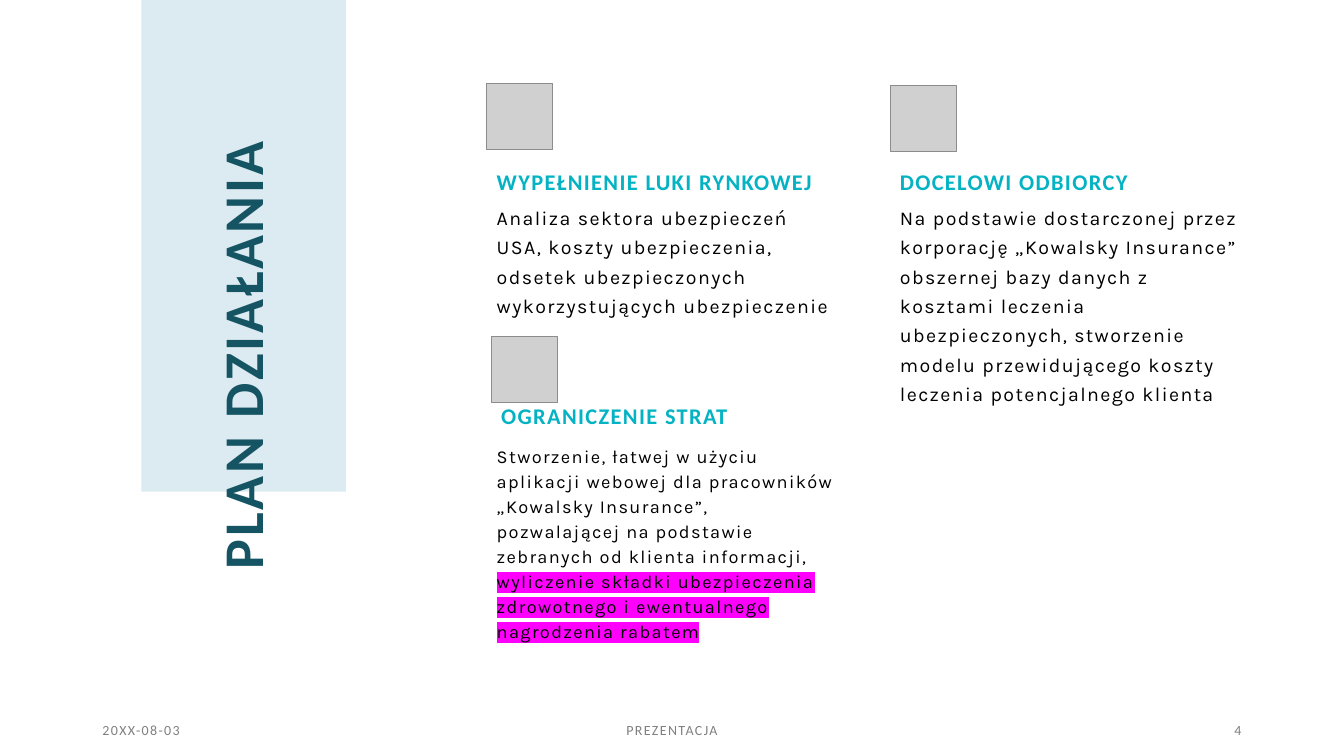
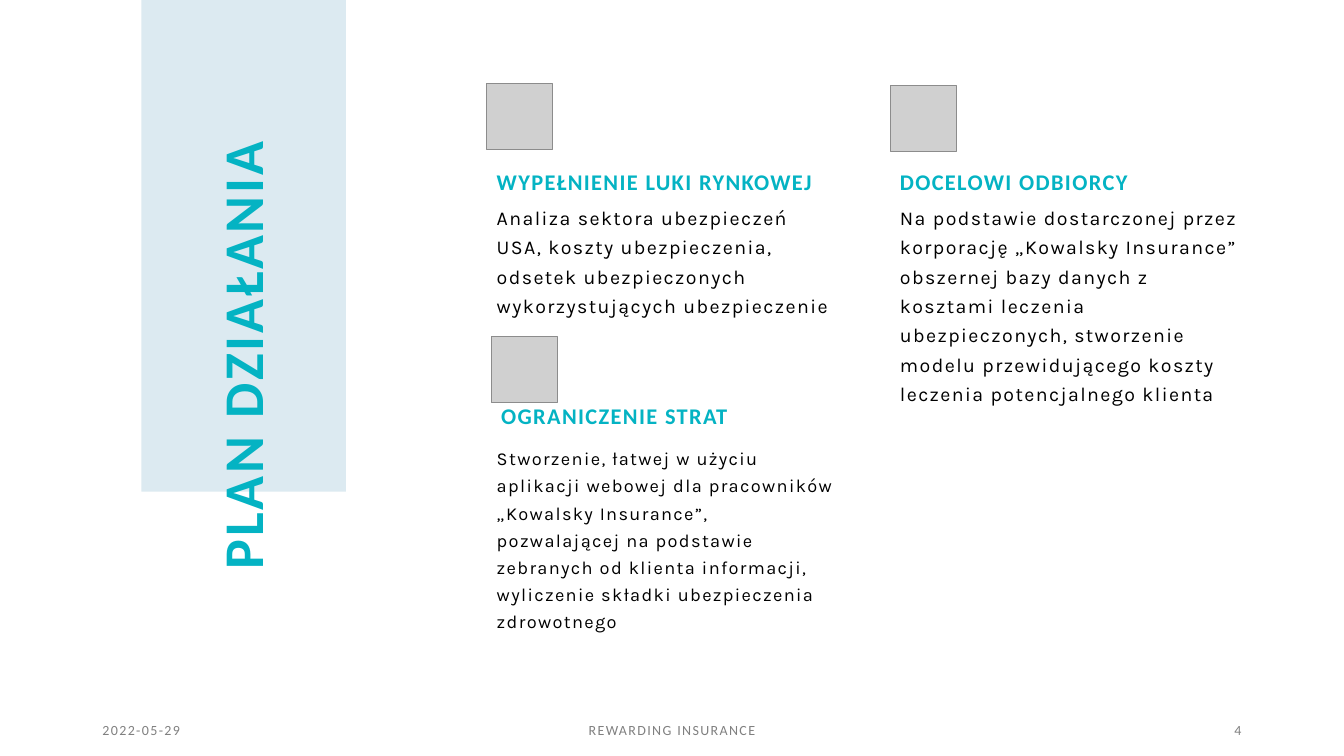
Before and after one commit to infoshareacademy/jdszr6-grupa-bez-nazwy, a slide deck: slide 4 of ML_project/rewarding Insurance 202205282249.pptx. Drawn at 1344x756 pixels with LibreOffice and Linux fonts; fonts in the diff are those of the drawing; grey boxes stand for pictures. Boxes give left, top, right and bottom in pixels: in the first picture for what was removed or moved away, otherwise in the second. Text is boxed around its words. In the diff, an @@ line names an element or a change of style, - is before the commit and + after.

```diff
--- a/ML_project/rewarding Insurance 202205282249.pptx
+++ b/ML_project/rewarding Insurance 202205282249.pptx
@@ title "PLAN DZIAŁANIA" at [210,169,278,566]: text colour none to #04B3C3 @@
@@ text at [497,452,832,633]: text changed @@
-Stworzenie, łatwej w użyciu aplikacji webowej dla pracowników „Kowalsky Insurance”, pozwalającej na podstawie zebranych od klienta informacji, wyliczenie składki ubezpieczenia zdrowotnego i ewentualnego nagrodzenia rabatem
+Stworzenie, łatwej w użyciu aplikacji webowej dla pracowników „Kowalsky Insurance”, pozwalającej na podstawie zebranych od klienta informacji, wyliczenie składki ubezpieczenia zdrowotnego
@@ text at [102,726,180,735]: text changed @@
-20XX-08-03
+2022-05-29
@@ text at [589,726,755,735]: text changed @@
-PREZENTACJA
+REWARDING INSURANCE
```
Also in this commit, not shown: 8 other slides changed, 10 slides added, 11 slides removed, 1 other file.
